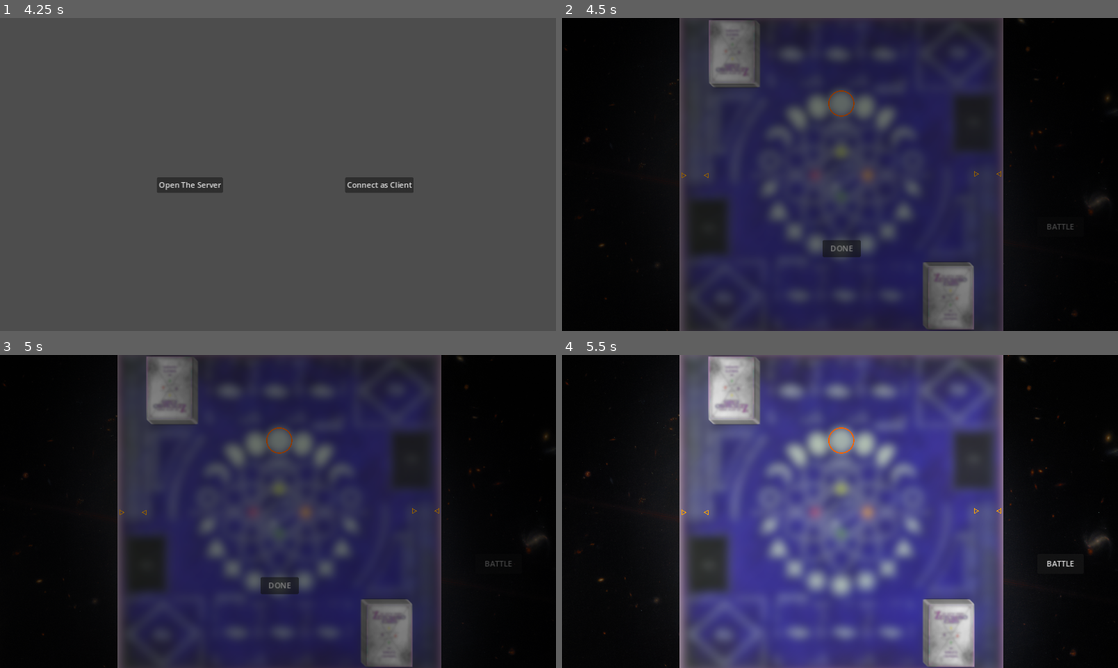
Above: before the commit, frames 1-4 (two rows, left to right).
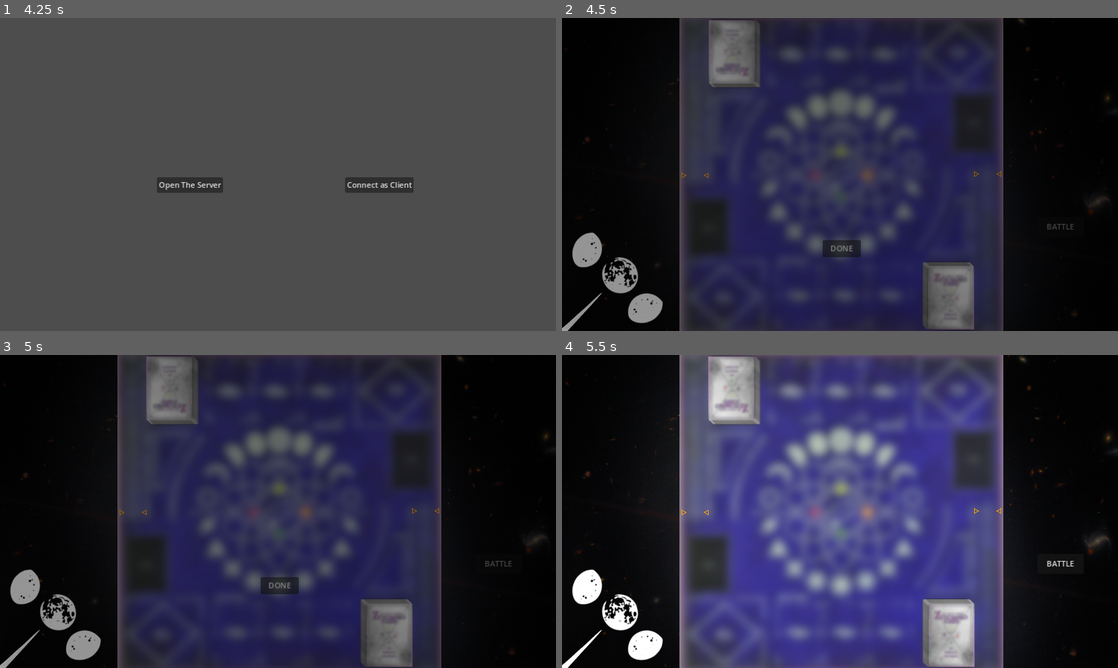
Above: after the commit, the same moments.

Repository: juntz/ZtmyCard
Game: Godot game, scene res://title.tscn
Two runs of this game, one before a commit and one after it. Both use one fixed random seed, a clock stepped at 60 frames per second and the inputs below.
Inputs (mouse positions are in pixels of both pictures, inside the frame that each line leads up to):
- Up to frame 1 (4.25 s): tap Enter at 0.5 s; move the mouse to (400, 158) at 0.52 s; tap Down (scroll_down) at 0.6, 2.1 s; click (400, 158) at 0.67 s; move the mouse to (166, 190) at 1.27 s; tap Page Up (scroll_up) at 1.35, 2.85 s; click (166, 190) at 1.42 s; move the mouse to (333, 105) at 2.02 s; click (333, 105) at 2.17 s; tap Space at 2.75 s; move the mouse to (250, 237) at 2.77 s; click (250, 237) at 2.92 s; click "MULTIPLAYER" at 3.5 s
- Up to frame 2 (4.5 s): click "Open The Server" at 4.25 s
- Up to frame 3 (5 s): no input
- Up to frame 4 (5.5 s): click "DONE" at 5 s

Frame 1 is identical in both runs. In frame 2, 1.5% of the frame differs, in the area x 0-53%, y 23-100%; in frame 3, 1.5%; in frame 4, 1.6%.
Error in both runs: Attempt to call function 'set_size_override' in base 'null instance' on a null instance. (res://scripts/card.gd:138)

Commit message:
feat: update Chronos appearance and position

Diff:
--- a/main.tscn
+++ b/main.tscn
@@ -7,8 +7,10 @@
 [ext_resource type="Script" path="res://scripts/background.gd" id="3_ydkjl"]
 [ext_resource type="Texture2D" uid="uid://d12qy5cuvf0mv" path="res://resources/orange_circle.png" id="5_d542b"]
 [ext_resource type="Script" path="res://scripts/chronos.gd" id="6_2ficq"]
+[ext_resource type="Texture2D" uid="uid://ct5psk2udwhrf" path="res://resources/chronos.png" id="8_mehti"]
 [ext_resource type="Script" path="res://scripts/game_master.gd" id="10_0l7ah"]
 [ext_resource type="Script" path="res://scripts/enchant_processor.gd" id="10_vjxuj"]
+[ext_resource type="Texture2D" uid="uid://b0h36ixhyg48w" path="res://resources/second_hand.png" id="11_3o78s"]
 
 [node name="Main" type="Node2D"]
 script = ExtResource("1_m1pte")
@@ -28,11 +30,9 @@
 scale = Vector2(0.2684, 0.2684)
 texture = ExtResource("1_jxmyf")
 
-[node name="Opponent" parent="." node_paths=PackedStringArray("opponent", "main", "game_master") instance=ExtResource("2_x3eei")]
+[node name="Opponent" parent="." node_paths=PackedStringArray("game_master") instance=ExtResource("2_x3eei")]
 position = Vector2(896, 657)
 rotation = 3.14159
-opponent = NodePath("../Player")
-main = NodePath("..")
 game_master = NodePath("../GameMaster")
 
 [node name="CardInfoContainer" parent="Opponent" index="12"]
@@ -42,10 +42,8 @@
 [node name="AttackPoints" parent="Opponent" index="13" node_paths=PackedStringArray("main")]
 main = NodePath("../..")
 
-[node name="Player" parent="." node_paths=PackedStringArray("opponent", "main", "game_master") instance=ExtResource("2_x3eei")]
+[node name="Player" parent="." node_paths=PackedStringArray("game_master") instance=ExtResource("2_x3eei")]
 controllable = true
-opponent = NodePath("../Opponent")
-main = NodePath("..")
 game_master = NodePath("../GameMaster")
 
 [node name="AttackPoints" parent="Player" index="13" node_paths=PackedStringArray("main")]
@@ -60,14 +58,21 @@
 text = "Chronos: 5 (Night)"
 
 [node name="Chronos" type="Node2D" parent="."]
-position = Vector2(578.715, 327.015)
+position = Vector2(-72, 725)
+rotation = 0.785398
 script = ExtResource("6_2ficq")
 
 [node name="OrangeCircle" type="Sprite2D" parent="Chronos"]
+visible = false
 z_index = -1
 position = Vector2(0, -150)
 scale = Vector2(0.13, 0.13)
 texture = ExtResource("5_d542b")
+
+[node name="Chronos" type="Sprite2D" parent="Chronos"]
+rotation = 3.14159
+scale = Vector2(0.49, 0.49)
+texture = ExtResource("8_mehti")
 
 [node name="GameMaster" type="Node" parent="."]
 script = ExtResource("10_0l7ah")
@@ -79,6 +84,12 @@
 game_master = NodePath("..")
 chronos = NodePath("../../Chronos")
 
+[node name="SecondHand" type="Sprite2D" parent="."]
+position = Vector2(4.00001, 641)
+rotation = 0.785398
+scale = Vector2(0.72, 0.72)
+texture = ExtResource("11_3o78s")
+
 [connection signal="battle_end" from="GameMaster" to="Chronos" method="_on_turn_end"]
 
 [editable path="Opponent"]
--- a/scripts/chronos.gd
+++ b/scripts/chronos.gd
@@ -29,7 +29,7 @@
 
 	var rotate_amount = rotation_speed * delta
 	if abs(rotation_left) < rotate_amount:
-		rotate(rotation_left)
+		rotate(-rotation_left)
 		rotation_left = 0
 		if step_left > 0:
 			step_left -= 1
@@ -40,7 +40,7 @@
 			turn_done.emit()
 	else:
 		var ture_rotate_amount = rotate_amount if rotation_left > 0 else -rotate_amount
-		rotate(ture_rotate_amount)
+		rotate(-ture_rotate_amount)
 		rotation_left -= ture_rotate_amount
 
 
--- a/scripts/player.gd
+++ b/scripts/player.gd
@@ -7,8 +7,6 @@
 
 @export var card_scene: PackedScene
 @export var controllable: bool
-@export var opponent: Player
-@export var main: Main
 @export var game_master: GameMaster
 var draw_require_count = 0
 var setable_card_count = 0
@@ -17,13 +15,6 @@
 var damage_subtrahend = 0
 var damage = 0
 var swap_day_and_night_attack_point = false
-var selection_field_target
-var selection_field_parent
-@onready var battle_field = $BattleField
-@onready var set_field = $SetField
-@onready var abyss = $Abyss
-@onready var deck_zone = $DeckZone
-@onready var hand = $Hand
 var card_fields = {}
 var prev_battle_field_card = null
 
@@ -139,12 +130,6 @@
 	return true
 
 
-func send_cards_to_selection_field(cards, target_field, return_field):
-	selection_field_parent = return_field
-	selection_field_target = target_field
-	$SelectionZone.start_selection(cards, _on_card_clicked)
-
-
 # Called when the node enters the scene tree for the first time.
 func _ready():
 	card_fields[Field.BATTLE] = $BattleField
@@ -162,7 +147,7 @@
 		$ReadyButton.visible = false
 		$MulliganZone.visible = false
 
-	$MulliganZone.card_selected.connect(_on_card_selected)
+	$MulliganZone.card_selected.connect(_on_mulligan_card_selected)
 
 
 # Called every frame. 'delta' is the elapsed time since the previous frame.
@@ -234,12 +219,6 @@
 	game_master.next_phase_ready()
 
 
-func _on_card_selected(selected, unselected):
-	selected.reparent(selection_field_target)
-	for card in unselected:
-		card.reparent(selection_field_parent)
-
-
 func _on_card_entered(card: Card):
 	$CardInfoContainer.visible = true
 	$CardInfoContainer.current_card = card
@@ -262,6 +241,12 @@
 		$CardInfoContainer.visible = false
 
 
+func _on_mulligan_card_selected(card: Card):
+	var from = Field.SELECTION
+	var idx = find_card_index(card, from)
+	game_master.move_card(from, card, Field.ABYSS)
+
+
 func find_card_field(card: Card) -> Field:
 	for field in card_fields.keys():
 		if get_cards(field).has(card):
Not shown: 1 places in main.tscn that only renumber resources
Binary file added: resources/chronos.png
Not shown, added: resources/chronos.png.import
Binary file added: resources/second_hand.png
Not shown, added: resources/second_hand.png.import
